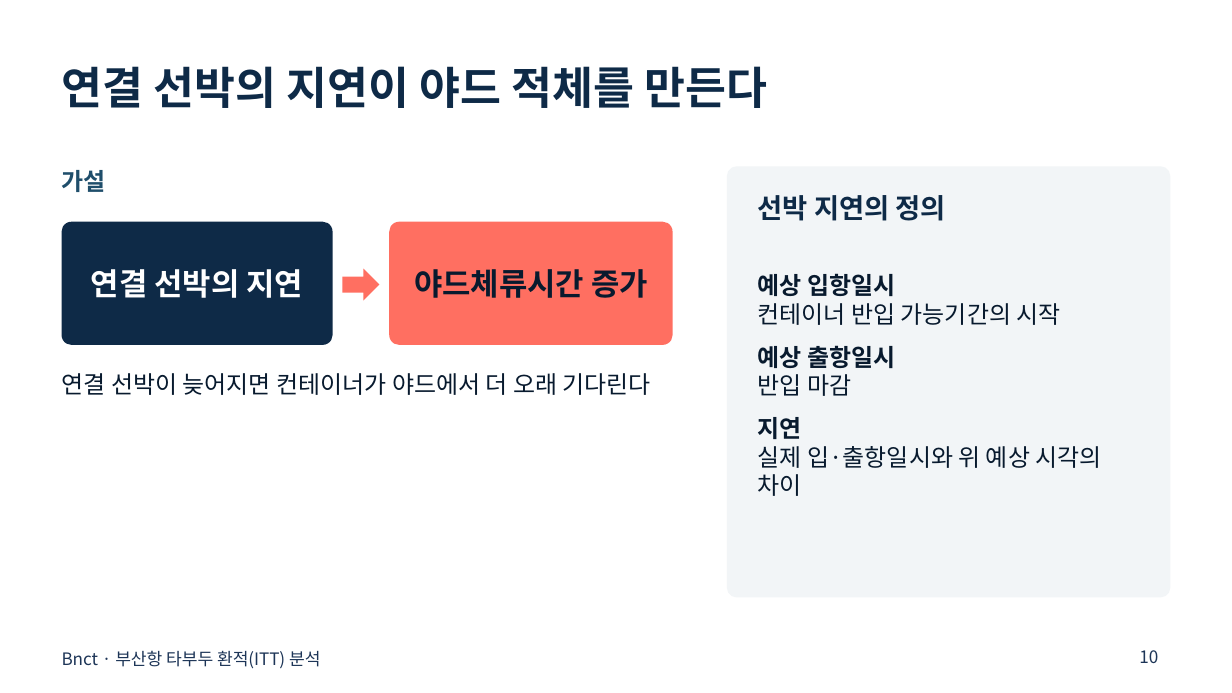
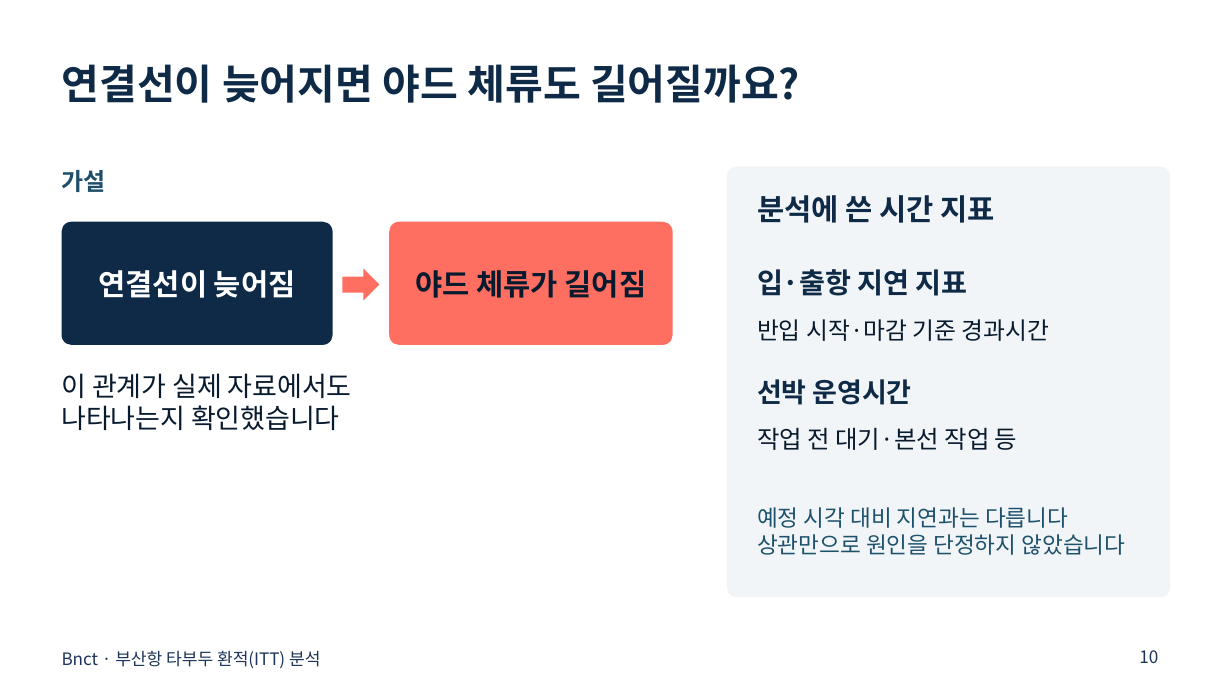
Before and after one commit to busan-itt/PPT, a slide deck: slide 10 of busan_itt_presentation.pptx. Drawn at 1232x693 pixels with LibreOffice and Linux fonts; fonts in the diff are those of the drawing. Boxes give left, top, right and bottom in pixels: in the first picture for what was removed or moved away, otherwise in the second. Text is boxed around its words. In the diff, an @@ line names an element or a change of style, - is before the commit and + after.

Commit message:
발표자료 가독성 개선 및 원본 수치·용어 검증 반영

```diff
--- a/busan_itt_presentation.pptx
+++ b/busan_itt_presentation.pptx
@@ title at (x1=62, y1=64, x2=800, y2=103): text changed; size 26 to 24 pt @@
-연결 선박의 지연이 야드 적체를 만든다
+연결선이 늦어지면 야드 체류도 길어질까요?
@@ text at (x1=758, y1=195, x2=995, y2=223): text changed; size 16 to 17.2 pt @@
-선박 지연의 정의
+분석에 쓴 시간 지표
@@ text added at (x1=757, y1=269, x2=968, y2=296), 16.5 pt, text #0E2A47, bold @@
+입·출항 지연 지표
@@ text in rounded rectangle at (x1=99, y1=270, x2=296, y2=298): text changed; size 18 to 17.2 pt @@
-연결 선박의 지연
+연결선이 늦어짐
@@ text in rounded rectangle at (x1=415, y1=270, x2=647, y2=298): text changed; size 18 to 17.2 pt @@
-야드체류시간 증가
+야드 체류가 길어짐
@@ text removed at (x1=758, y1=273, x2=1102, y2=496) @@
-예상 입항일시
-컨테이너 반입 가능기간의 시작
-예상 출항일시
-반입 마감
-지연
-실제 입·출항일시와 위 예상 시각의 차이
@@ text added at (x1=757, y1=319, x2=1050, y2=341), 13.9 pt, text #081A2E @@
+반입 시작·마감 기준 경과시간
@@ text at (x1=62, y1=373, x2=352, y2=430): text changed; size 14 to 15.8 pt @@
-연결 선박이 늦어지면 컨테이너가 야드에서 더 오래 기다린다
+이 관계가 실제 자료에서도
+나타나는지 확인했습니다
@@ text added at (x1=757, y1=379, x2=912, y2=405), 15.8 pt, text #0E2A47, bold @@
+선박 운영시간
@@ text added at (x1=757, y1=427, x2=1017, y2=450), 14.2 pt, text #081A2E @@
+작업 전 대기·본선 작업 등
@@ text added at (x1=757, y1=507, x2=1126, y2=555), 13.1 pt, text #1E526C @@
+예정 시각 대비 지연과는 다릅니다
+상관만으로 원인을 단정하지 않았습니다
```
Also in this commit, not shown: 10 other slides changed, 8 slides added, 7 slides removed, 2 other files.
